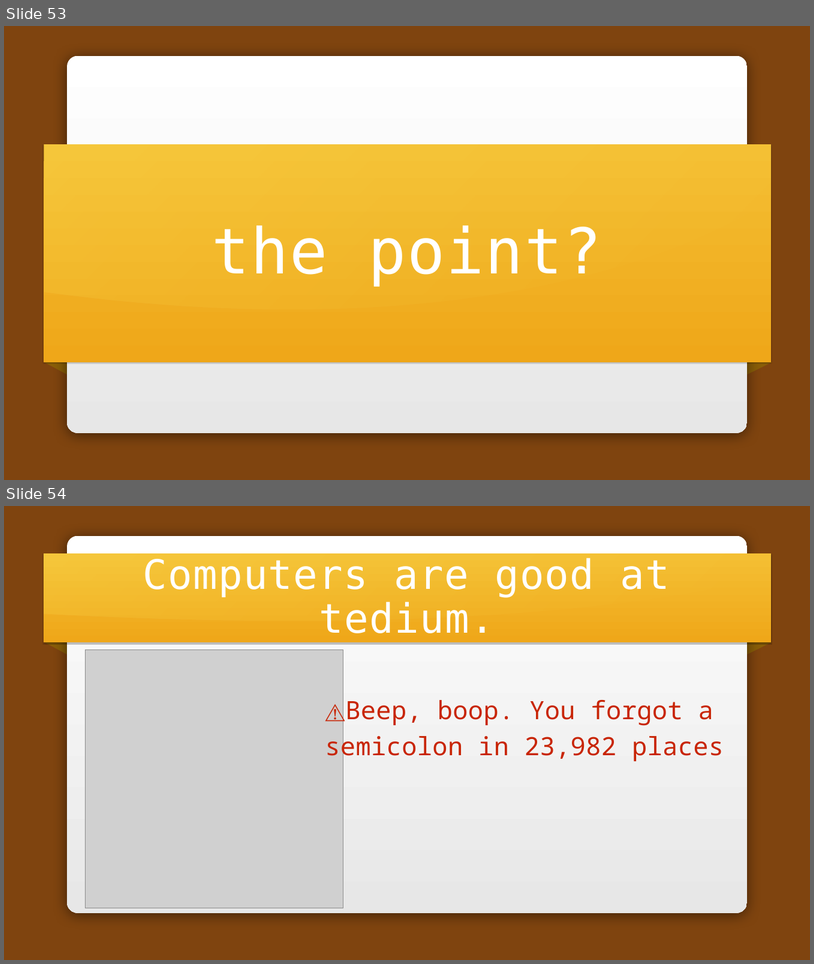
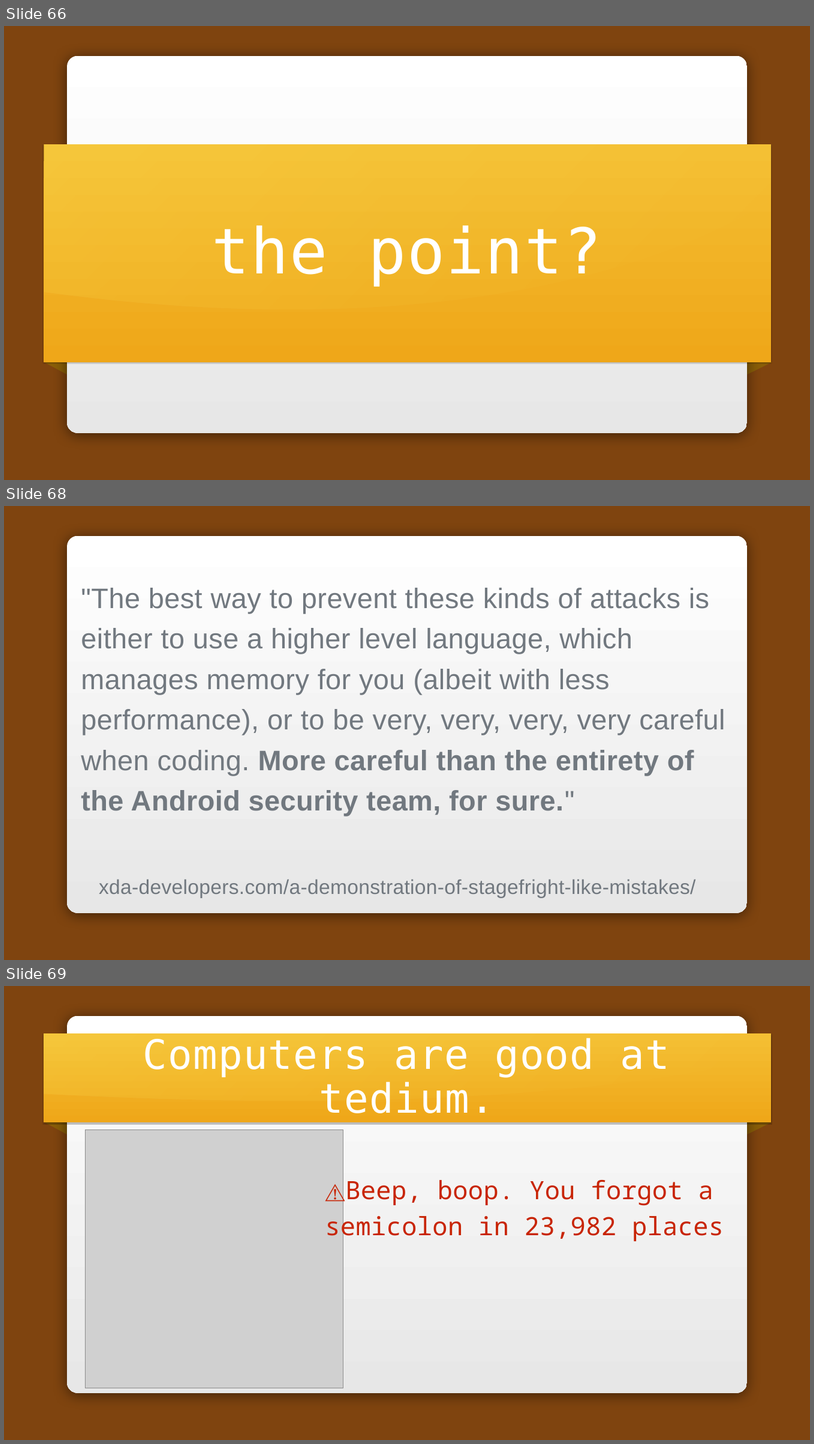
Before and after one commit to carols10cents/rust-safety-presentation, a slide deck: Rust Safety.pptx. Shown one above the other, each under a label of ours: slides 53 and 54 before the commit, slides 66, 68 and 69 after it; the slides between them are not shown. The pictures are 814x964 and 814x1444 pixels, drawn with LibreOffice and Linux fonts; fonts in the diff are those of the drawing; grey boxes stand for pictures; background and template pictures are left out. Boxes give left, top, right and bottom in pixels: in the first picture for what was removed or moved away, otherwise in the second. Text is boxed around its words. In the diff, an @@ line names an element or a change of style, - is before the commit and + after.

Commit message:
Updated with a new case study - stagefright

```diff
--- a/Rust Safety.pptx
+++ b/Rust Safety.pptx
@@ slide 68 added at [4,506,810,960], background picture (left out); not listed: 1 template element that a slide beside it also shows @@
@@ text added at [81,588,725,816], 67 pt, text #71787F @@
+"The best way to prevent these kinds of attacks is either to use a higher level language, which manages memory for you (albeit with less performance), or to be very, very, very, very careful when coding. More careful than the entirety of the Android security team, for sure."
@@ text added at [99,879,696,898], 48 pt, text #71787F @@
+xda-developers.com/a-demonstration-of-stagefright-like-mistakes/
@@ what was slide 53 is now slide 66 @@
@@ what was slide 54 is now slide 69 @@
```
Also in this commit, not shown: 5 slides changed, 17 other slides added, 6 slides removed, 2 other files.
